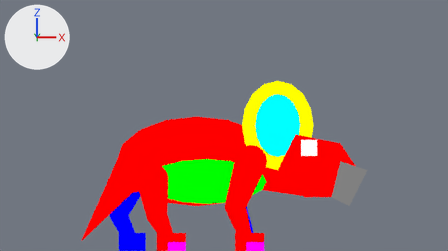
The Blender file assets-source/blender/motion/protoceratops-walk.blend: old version first, new version second.
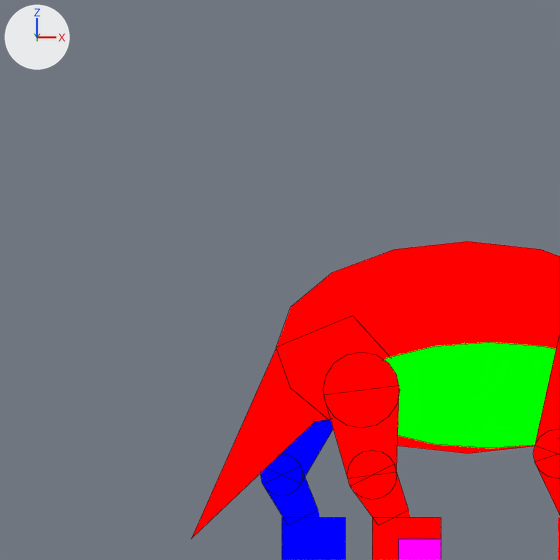
There are two pictures of each version: one from the file's camera 'DinoTycoon_Motion_protoceratops_walk_sample_Camera', one close up on the part from 0% to 53% of the width and 6% to 100% of the height. The lights are fixed; the arrows at upper left show +X, +Y and +Z. The last two pictures show the newer version. The close-ups show mesh edges as thin lines.

The first close-up shows 'DinoTycoon_Motion_protoceratops_walk_belly', 'DinoTycoon_Motion_protoceratops_walk_far_back_0', 'DinoTycoon_Motion_protoceratops_walk_far_back_1', 'DinoTycoon_Motion_protoceratops_walk_far_back_foot', 'DinoTycoon_Motion_protoceratops_walk_near_back_0', 'DinoTycoon_Motion_protoceratops_walk_near_back_1', 'DinoTycoon_Motion_protoceratops_walk_near_back_foot', 'DinoTycoon_Motion_protoceratops_walk_near_back_joint_0', 'DinoTycoon_Motion_protoceratops_walk_near_front_0', 'DinoTycoon_Motion_protoceratops_walk_near_front_joint_1', 'DinoTycoon_Motion_protoceratops_walk_tail', 'DinoTycoon_Motion_protoceratops_walk_trunk' and 7 more.
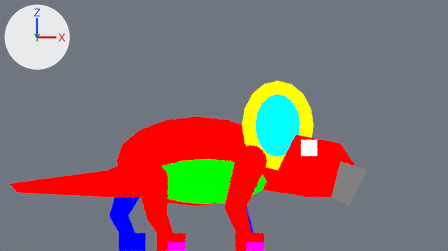
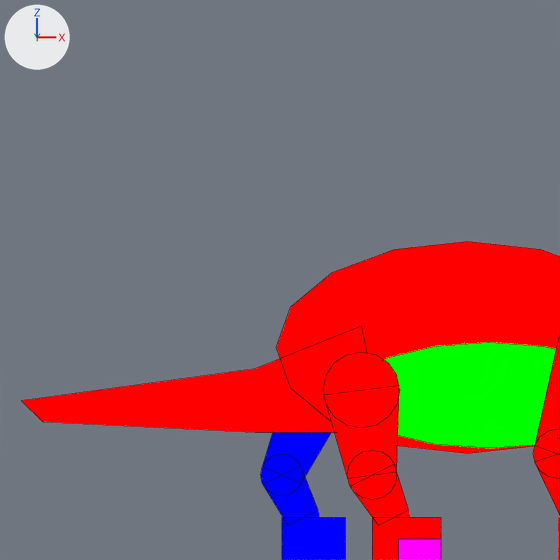
The newer file is also turned or shifted as a whole; pictures and numbers use the older file's frame.

Where the change shows, as pixel boxes (x1, y1, x2, y2) in the close-ups (560 x 560 px):
```json
{"object": "DinoTycoon_Motion_protoceratops_walk_tail", "change": "reshaped", "before": [191, 316, 381, 539], "after": [22, 327, 367, 432]}
{"object": "DinoTycoon_Motion_protoceratops_walk_far_back_joint_1", "change": "unchanged, uncovered by the edit", "before": [261, 454, 303, 496], "after": [261, 454, 303, 496]}
```

Scene script edits in JSON lines:
```json
{"block": "me_dinotycoon_motion_protoceratops_walk_sample_tail", "where": "# used by ob_dinotycoon_motion_protoceratops_walk_tail; location = (0.0, 0.0, 0.0)"}
{"op": "remove", "block": "me_dinotycoon_motion_protoceratops_walk_sample_tail", "code": "me_dinotycoon_motion_protoceratops_walk_sample_tail.from_pydata(...)  # 10 vertices, 7 faces; spans x 9.0..20.2, y -1.0..1.0, z 1.0..11.5"}
{"op": "add", "block": "me_dinotycoon_motion_protoceratops_walk_sample_tail", "code": "me_dinotycoon_motion_protoceratops_walk_sample_tail.from_pydata(...)  # 12 vertices, 8 faces; spans x 1.0..18.0, y -1.0..1.0, z 6.0..11.0"}
{"block": "me_dinotycoon_motion_protoceratops_walk_sample_tail", "change": "me_dinotycoon_motion_protoceratops_walk_sample_tail part 1: the whole mesh is rebuilt"}
```
